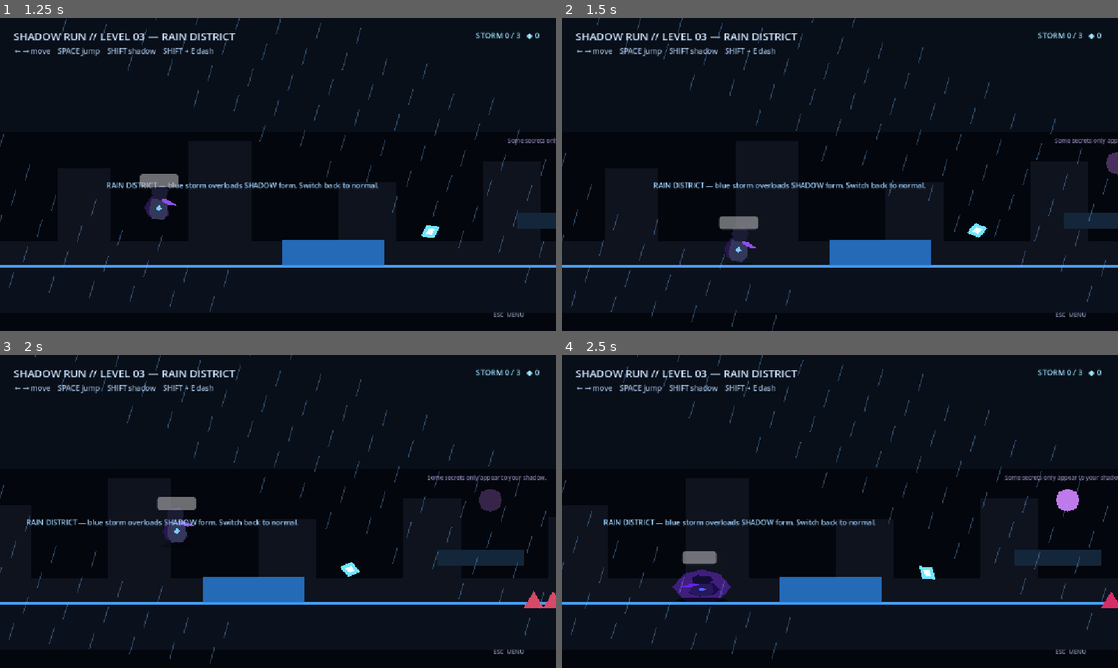
Above: before the commit, frames 1-4 (two rows, left to right).
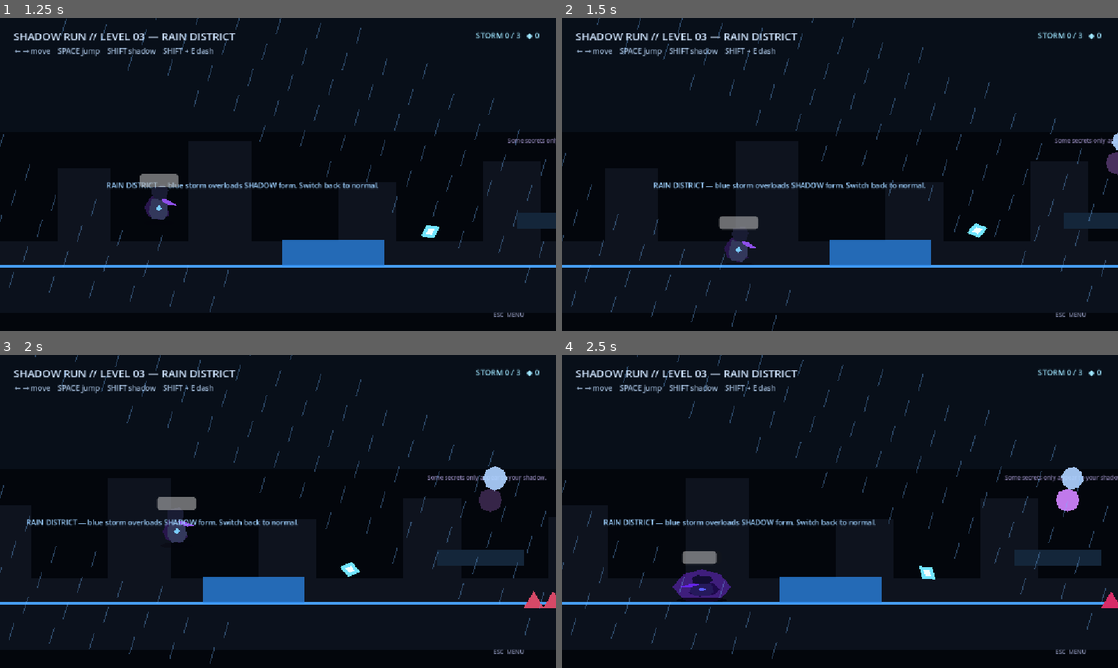
Above: after the commit, the same moments.

Repository: Yass29/shadow-run
Game: Godot game, scene res://level3.tscn
Two runs of this game, one before a commit and one after it. Both use one fixed random seed, a clock stepped at 60 frames per second and the inputs below. This scene is started directly instead of the project's main scene.
Inputs:
- Up to frame 1 (1.25 s): tap Enter (ui_accept) at 0.5 s; hold Right (ui_right) from 0.53 s (still down); hold Enter (ui_accept) from 0.53 s (still down)
- Up to frame 2 (1.5 s): keep holding Right (ui_right); release Enter (ui_accept) at 1.28 s; tap R at 1.35 s
- Up to frame 3 (2 s): keep holding Right (ui_right); tap Enter (ui_accept) at 1.52, 1.55, 1.82 s
- Up to frame 4 (2.5 s): release Right (ui_right) at 2.03 s; hold Left (ui_left) from 2.03 s (still down); hold Shift from 2.03 s (still down); tap Enter (ui_accept) at 2.3 s

Frame 1 is identical in both runs. In frame 2, less than 0.1% of the frame differs, in the area x 98-100%, y 36-43%; in frame 3, 0.2%, in the area x 86-92%, y 35-44%; in frame 4, 0.2%.

Commit message:
Hide Memory 01 in Rain District

Diff:
--- a/level3.tscn
+++ b/level3.tscn
@@ -13,6 +13,7 @@
 [ext_resource type="Script" path="res://drone.gd" id="11_drone"]
 [ext_resource type="Script" path="res://hunter.gd" id="12_hunter"]
 [ext_resource type="Script" path="res://secret_cache.gd" id="13_secret"]
+[ext_resource type="Script" path="res://memory_collectible.gd" id="14_memory"]
 
 [sub_resource type="RectangleShape2D" id="PlayerShape"]
 size = Vector2(40, 68)
@@ -46,6 +47,9 @@
 
 [sub_resource type="CircleShape2D" id="SecretShape"]
 radius = 22.0
+
+[sub_resource type="CircleShape2D" id="MemoryShape"]
+radius = 20.0
 
 [node name="Level3" type="Node2D"]
 script = ExtResource("4_level")
@@ -329,6 +333,17 @@
 polygon = PackedVector2Array(-45, -58, 45, -58, 45, 58, -45, 58)
 color = Color(0.22, 0.78, 0.70, 0.8)
 
+[node name="MemoryM01" type="Area2D" parent="."]
+position = Vector2(1190, 255)
+script = ExtResource("14_memory")
+memory_id = "M01"
+memory_text = "Before the blackout, you worked inside the Core."
+shard_reward = 2
+[node name="CollisionShape2D" type="CollisionShape2D" parent="MemoryM01"]
+shape = SubResource("MemoryShape")
+[node name="Visual" type="Polygon2D" parent="MemoryM01"]
+polygon = PackedVector2Array(0, -23, 17, -17, 23, 0, 17, 17, 0, 23, -17, 17, -23, 0, -17, -17)
+color = Color(0.68, 0.82, 1, 0.92)
 [node name="HUD" type="CanvasLayer" parent="."]
 
 [node name="Title" type="Label" parent="HUD"]
Not shown: 1 places in level3.tscn that only renumber resources
